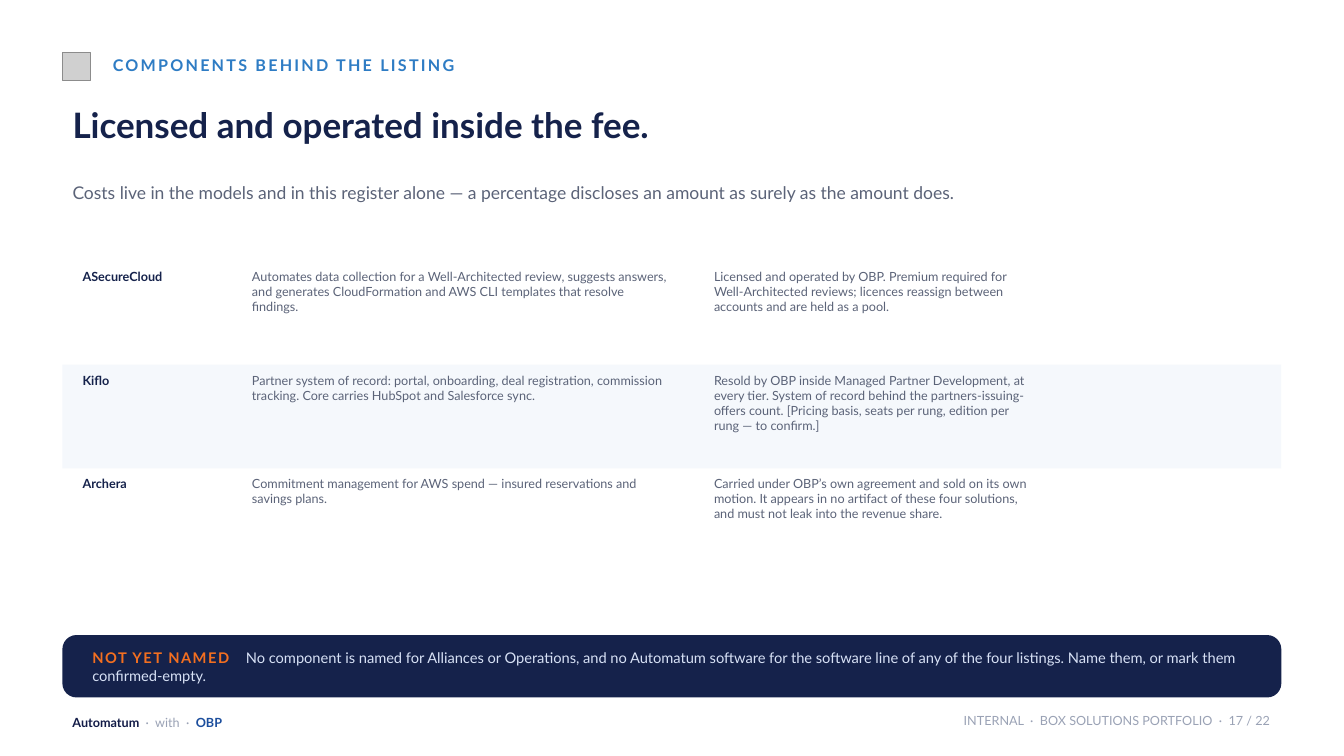
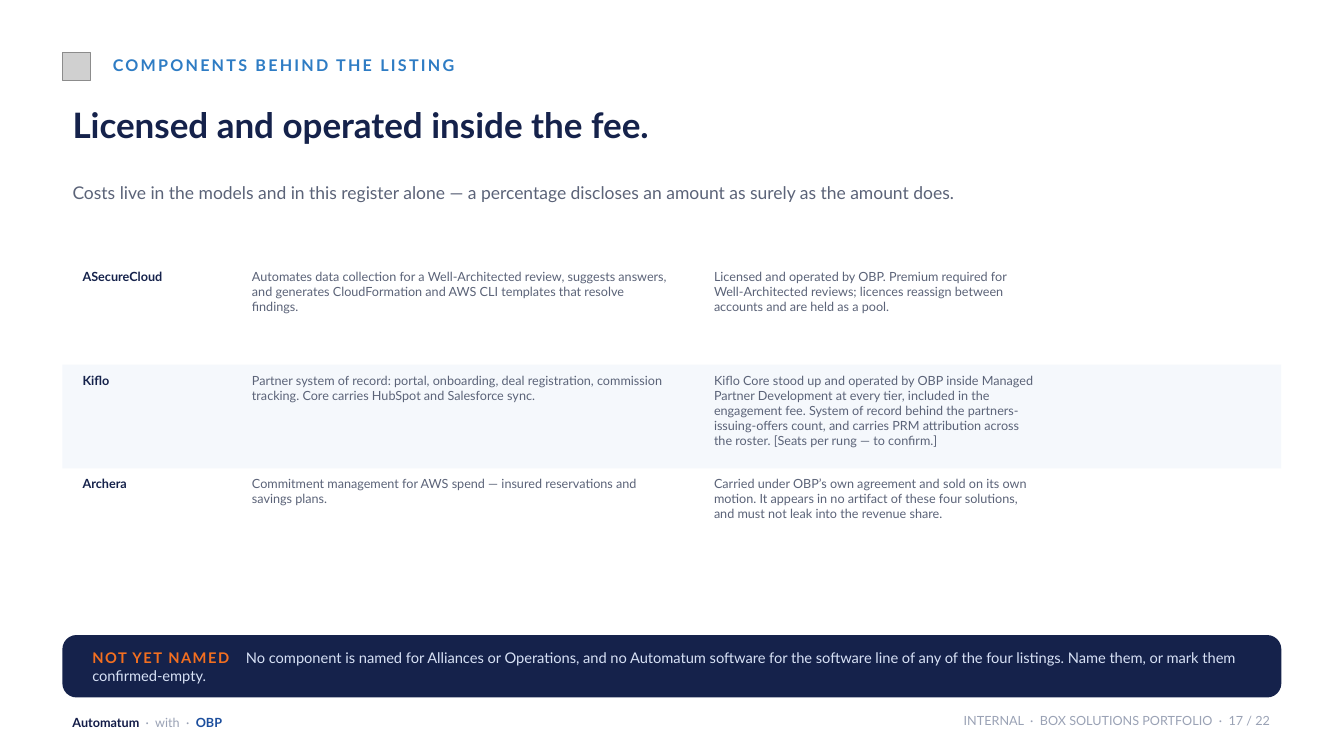
Before and after one commit to KianteEvans/barberbook, a slide deck: slide 17 of docs/deck/BOX_Solutions_Revised.pptx. Drawn at 1344x756 pixels with LibreOffice and Linux fonts; fonts in the diff are those of the drawing; grey boxes stand for pictures; background and template pictures are left out. Boxes give left, top, right and bottom in pixels: in the first picture for what was removed or moved away, otherwise in the second. Text is boxed around its words. In the diff, an @@ line names an element or a change of style, - is before the commit and + after.

```diff
--- a/docs/deck/BOX_Solutions_Revised.pptx
+++ b/docs/deck/BOX_Solutions_Revised.pptx
@@ text at <box>714,375,1033,448</box>: text changed @@
-Resold by OBP inside Managed Partner Development, at every tier. System of record behind the partners-issuing-offers count. [Pricing basis, seats per rung, edition per rung — to confirm.]
+Kiflo Core stood up and operated by OBP inside Managed Partner Development at every tier, included in the engagement fee. System of record behind the partners-issuing-offers count, and carries PRM attribution across the roster. [Seats per rung — to confirm.]
```
Also in this commit, not shown: 7 other slides changed, 2 other files.
